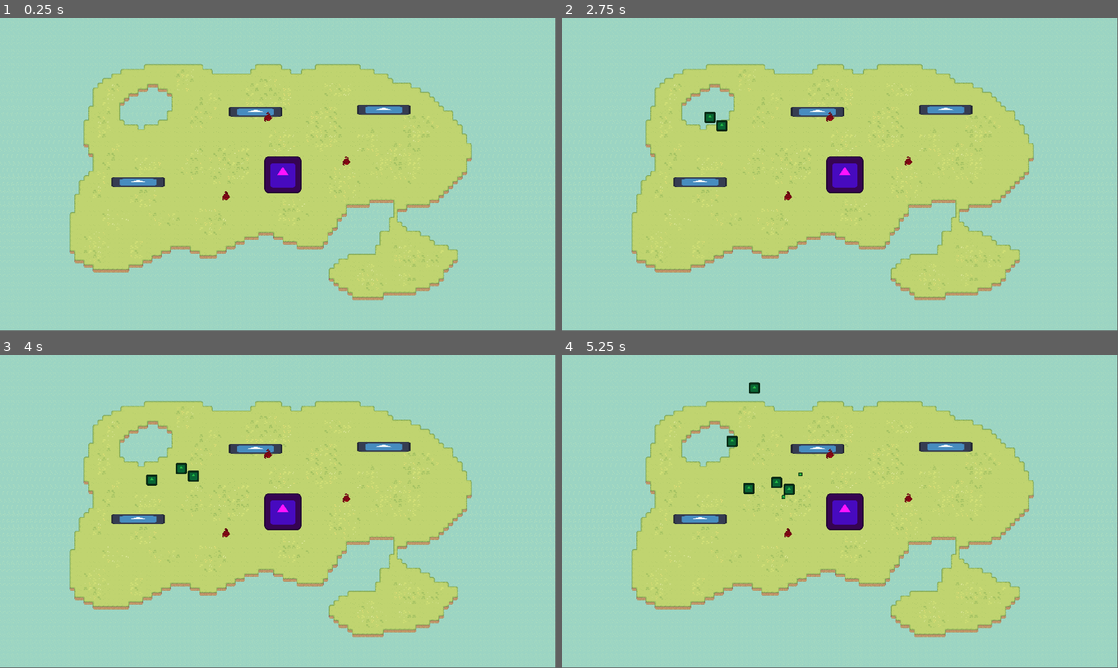
Above: before the commit, frames 1-4 (two rows, left to right).
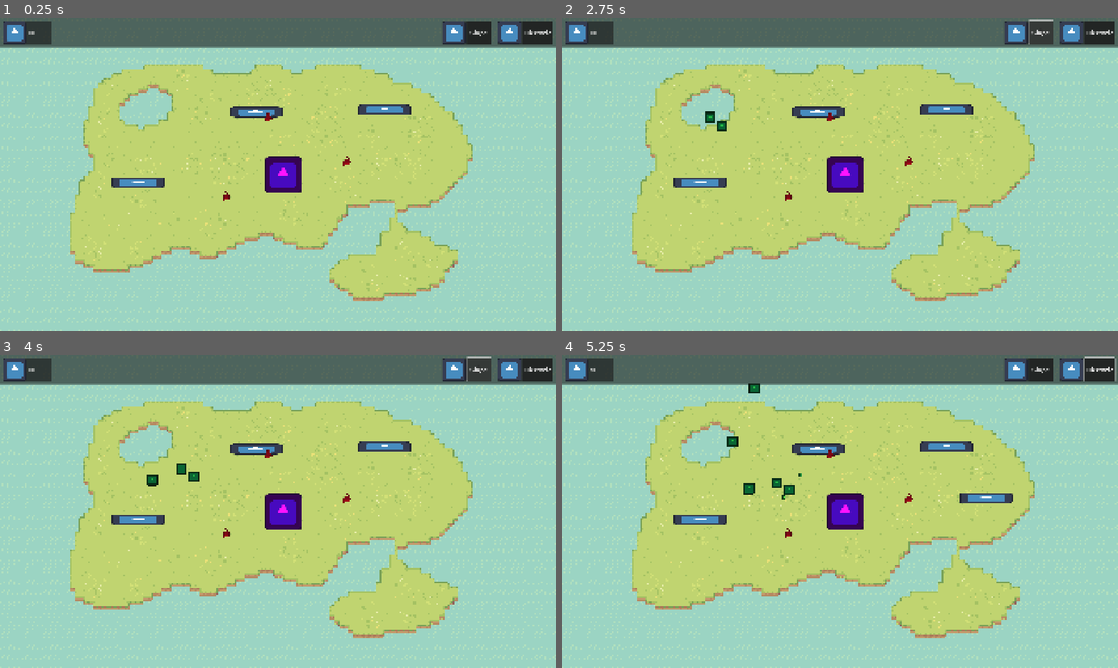
Above: after the commit, the same moments.

Repository: CreaJeu/PirateTowerDefense
Game: Godot game, scene res://scenes/main.tscn
Two runs of this game, one before a commit and one after it. Both use one fixed random seed, a clock stepped at 60 frames per second and the inputs below. The engine's default icon, where the game draws it, is replaced by a stand-in: a white triangle on a blue panel in a dark square.
Inputs (mouse positions are in pixels of both pictures, inside the frame that each line leads up to):
- Up to frame 1 (0.25 s): no input
- Up to frame 2 (2.75 s): click (1040, 33) at 0.5 s, where only the run after the commit has a clickable "Singe"; click (1101, 33) at 1.25 s, where only the run after the commit has a clickable "Obstacle"; click (1040, 33) at 2 s, where only the run after the commit has a clickable "Singe"
- Up to frame 3 (4 s): click (539, 370) at 2.75 s, where only the run after the commit has a clickable "Obstacle"; click (478, 370) at 3.5 s, where only the run after the commit has a clickable "Singe"
- Up to frame 4 (5.25 s): click (1101, 370) at 4.25 s, where only the run after the commit has a clickable "Obstacle"; move the mouse to (962, 495) at 5.02 s; click (962, 495) at 5.1 s
In our replay, the window is 799x449 before the commit and 800x450 after it. These sizes can differ from the game's own. Grey fills any space a smaller window leaves; there, only what the larger window draws over its background counts as a difference.

The runs differ from the first frame. In frame 1, 13% of the frame differs, in the area x 0-100%, y 0-91%; in frame 2, 13%; in frame 3, 13%; in frame 4, 13%.

Commit message:
Placing obstacles and turrets (zone blocking not working)

Diff:
--- a/project.godot
+++ b/project.godot
@@ -18,11 +18,29 @@
 [autoload]
 
 Signals="*res://scripts/signals.gd"
+Gamestate="*res://scripts/gamestate.gd"
 
 [display]
 
 window/size/viewport_width=1920
 window/size/viewport_height=1080
+window/stretch/mode="canvas_items"
+window/stretch/aspect="expand"
+
+[input]
+
+place_object={
+"deadzone": 0.2,
+"events": [Object(InputEventMouseButton,"resource_local_to_scene":false,"resource_name":"","device":-1,"window_id":0,"alt_pressed":false,"shift_pressed":false,"ctrl_pressed":false,"meta_pressed":false,"button_mask":0,"position":Vector2(0, 0),"global_position":Vector2(0, 0),"factor":1.0,"button_index":1,"canceled":false,"pressed":false,"double_click":false,"script":null)
+, Object(InputEventKey,"resource_local_to_scene":false,"resource_name":"","device":-1,"window_id":0,"alt_pressed":false,"shift_pressed":false,"ctrl_pressed":false,"meta_pressed":false,"pressed":false,"keycode":0,"physical_keycode":4194309,"key_label":0,"unicode":0,"location":0,"echo":false,"script":null)
+]
+}
+cancel_build={
+"deadzone": 0.2,
+"events": [Object(InputEventMouseButton,"resource_local_to_scene":false,"resource_name":"","device":-1,"window_id":0,"alt_pressed":false,"shift_pressed":false,"ctrl_pressed":false,"meta_pressed":false,"button_mask":0,"position":Vector2(0, 0),"global_position":Vector2(0, 0),"factor":1.0,"button_index":2,"canceled":false,"pressed":false,"double_click":false,"script":null)
+, Object(InputEventKey,"resource_local_to_scene":false,"resource_name":"","device":0,"window_id":0,"alt_pressed":false,"shift_pressed":false,"ctrl_pressed":false,"meta_pressed":false,"pressed":false,"keycode":0,"physical_keycode":4194305,"key_label":0,"unicode":0,"location":0,"echo":false,"script":null)
+]
+}
 
 [rendering]
 
--- a/scenes/main.tscn
+++ b/scenes/main.tscn
@@ -1,14 +1,16 @@
-[gd_scene load_steps=12 format=3 uid="uid://cik8hijr55rcl"]
+[gd_scene load_steps=14 format=3 uid="uid://cik8hijr55rcl"]
 
 [ext_resource type="Texture2D" uid="uid://cn3wnfphg1psv" path="res://icon.svg" id="1_0xm2m"]
-[ext_resource type="PackedScene" uid="uid://b8uv0kco1qmfv" path="res://scenes/water.tscn" id="1_85g3d"]
-[ext_resource type="PackedScene" uid="uid://d1dbwwgbehimg" path="res://scenes/ground.tscn" id="2_choun"]
+[ext_resource type="PackedScene" path="res://scenes/water.tscn" id="1_85g3d"]
+[ext_resource type="PackedScene" path="res://scenes/ground.tscn" id="2_choun"]
 [ext_resource type="Script" uid="uid://diwdj5ea861ug" path="res://scripts/enemy_spawner.gd" id="2_h2yge"]
 [ext_resource type="Script" uid="uid://bu1oidasd6666" path="res://scripts/base.gd" id="2_lquwl"]
 [ext_resource type="PackedScene" uid="uid://dpxm4hhhbj3ab" path="res://scenes/enemy.tscn" id="3_1bvp3"]
 [ext_resource type="PackedScene" uid="uid://bl5du0khkvx0c" path="res://scenes/obstacle.tscn" id="4_lquwl"]
 [ext_resource type="PackedScene" uid="uid://c0kwqqja08e8o" path="res://scenes/turret.tscn" id="8_tipki"]
-[ext_resource type="Script" path="res://scripts/game_over_menu.gd" id="9_85g3d"]
+[ext_resource type="Script" uid="uid://duasns07cbm8j" path="res://scripts/game_over_menu.gd" id="9_85g3d"]
+[ext_resource type="Script" uid="uid://bn3o1re510mwy" path="res://scripts/build_manager.gd" id="9_ya4ey"]
+[ext_resource type="PackedScene" uid="uid://nslncu55hvxe" path="res://scenes/topbar.tscn" id="10_ya4ey"]
 
 [sub_resource type="NavigationPolygon" id="NavigationPolygon_1bvp3"]
 vertices = PackedVector2Array(1083.37, 595.18, 13.0078, 649.469, 13.9766, 15.9688, 1140.96, 13.0234)
@@ -71,7 +73,25 @@
 [node name="Turret3" parent="Turrets" instance=ExtResource("8_tipki")]
 position = Vector2(782, 615)
 
-[node name="GameOverMenu" type="Control" parent="."]
+[node name="BuildManager" type="Node2D" parent="."]
+script = ExtResource("9_ya4ey")
+
+[node name="CanvasLayer" type="CanvasLayer" parent="."]
+
+[node name="UI" type="Control" parent="CanvasLayer"]
+layout_mode = 3
+anchors_preset = 15
+anchor_right = 1.0
+anchor_bottom = 1.0
+offset_bottom = -978.0
+grow_horizontal = 2
+grow_vertical = 2
+
+[node name="Topbar" parent="CanvasLayer/UI" node_paths=PackedStringArray("build_manager") instance=ExtResource("10_ya4ey")]
+layout_mode = 0
+build_manager = NodePath("../../../BuildManager")
+
+[node name="GameOverMenu" type="Control" parent="CanvasLayer"]
 process_mode = 2
 visible = false
 layout_mode = 3
@@ -82,15 +102,15 @@
 offset_bottom = 227.0
 script = ExtResource("9_85g3d")
 
-[node name="PanelContainer" type="PanelContainer" parent="GameOverMenu"]
+[node name="PanelContainer" type="PanelContainer" parent="CanvasLayer/GameOverMenu"]
 layout_mode = 0
 offset_right = 402.0
 offset_bottom = 422.0
 
-[node name="VBoxContainer" type="VBoxContainer" parent="GameOverMenu/PanelContainer"]
+[node name="VBoxContainer" type="VBoxContainer" parent="CanvasLayer/GameOverMenu/PanelContainer"]
 layout_mode = 2
 
-[node name="RichTextLabel" type="RichTextLabel" parent="GameOverMenu/PanelContainer/VBoxContainer"]
+[node name="RichTextLabel" type="RichTextLabel" parent="CanvasLayer/GameOverMenu/PanelContainer/VBoxContainer"]
 layout_mode = 2
 size_flags_vertical = 3
 size_flags_stretch_ratio = 0.7
@@ -102,7 +122,7 @@
 text = "[center][b]GAME OVER[b][center]"
 vertical_alignment = 1
 
-[node name="MarginContainer" type="MarginContainer" parent="GameOverMenu/PanelContainer/VBoxContainer"]
+[node name="MarginContainer" type="MarginContainer" parent="CanvasLayer/GameOverMenu/PanelContainer/VBoxContainer"]
 layout_mode = 2
 size_flags_vertical = 3
 size_flags_stretch_ratio = 0.3
@@ -111,9 +131,9 @@
 theme_override_constants/margin_right = 30
 theme_override_constants/margin_bottom = 30
 
-[node name="Button" type="Button" parent="GameOverMenu/PanelContainer/VBoxContainer/MarginContainer"]
+[node name="Button" type="Button" parent="CanvasLayer/GameOverMenu/PanelContainer/VBoxContainer/MarginContainer"]
 layout_mode = 2
 theme_override_font_sizes/font_size = 60
 text = "Exit"
 
-[connection signal="pressed" from="GameOverMenu/PanelContainer/VBoxContainer/MarginContainer/Button" to="GameOverMenu" method="_on_exit_button_pressed"]
+[connection signal="pressed" from="CanvasLayer/GameOverMenu/PanelContainer/VBoxContainer/MarginContainer/Button" to="CanvasLayer/GameOverMenu" method="_on_exit_button_pressed"]
--- a/scenes/obstacle.tscn
+++ b/scenes/obstacle.tscn
@@ -1,10 +1,13 @@
-[gd_scene load_steps=4 format=3 uid="uid://bl5du0khkvx0c"]
+[gd_scene load_steps=5 format=3 uid="uid://bl5du0khkvx0c"]
 
 [ext_resource type="Script" uid="uid://idrk60cu26ny" path="res://scripts/obstacle.gd" id="1_drdry"]
 [ext_resource type="Texture2D" uid="uid://cn3wnfphg1psv" path="res://icon.svg" id="1_sl1jc"]
 
 [sub_resource type="RectangleShape2D" id="RectangleShape2D_aubd6"]
 size = Vector2(183, 33)
+
+[sub_resource type="RectangleShape2D" id="RectangleShape2D_drdry"]
+size = Vector2(184, 33)
 
 [node name="Obstacle" type="StaticBody2D"]
 script = ExtResource("1_drdry")
@@ -19,3 +22,9 @@
 texture = ExtResource("1_sl1jc")
 
 [node name="NavigationObstacle2D" type="NavigationObstacle2D" parent="."]
+
+[node name="ConstructionRestriction" type="Area2D" parent="."]
+
+[node name="CollisionShape2D" type="CollisionShape2D" parent="ConstructionRestriction"]
+position = Vector2(82, 6.5)
+shape = SubResource("RectangleShape2D_drdry")
--- /dev/null
+++ b/scenes/topbar.tscn
@@ -0,0 +1,98 @@
+[gd_scene load_steps=5 format=3 uid="uid://nslncu55hvxe"]
+
+[ext_resource type="Script" uid="uid://xj0n2qew2oyj" path="res://scripts/topbar.gd" id="1_h2uq7"]
+[ext_resource type="PackedScene" uid="uid://bl5du0khkvx0c" path="res://scenes/obstacle.tscn" id="2_qous1"]
+[ext_resource type="PackedScene" uid="uid://c0kwqqja08e8o" path="res://scenes/turret.tscn" id="3_iwmr3"]
+[ext_resource type="Texture2D" uid="uid://cn3wnfphg1psv" path="res://icon.svg" id="4_eexb2"]
+
+[node name="Topbar" type="PanelContainer"]
+offset_right = 1920.0
+offset_bottom = 101.0
+script = ExtResource("1_h2uq7")
+obstacle_scene = ExtResource("2_qous1")
+turret_scene = ExtResource("3_iwmr3")
+
+[node name="HBoxContainer" type="HBoxContainer" parent="."]
+layout_mode = 2
+
+[node name="MoneyMCont" type="MarginContainer" parent="HBoxContainer"]
+layout_mode = 2
+size_flags_horizontal = 3
+theme_override_constants/margin_left = 10
+theme_override_constants/margin_top = 10
+theme_override_constants/margin_right = 10
+theme_override_constants/margin_bottom = 10
+
+[node name="PanelContainer" type="PanelContainer" parent="HBoxContainer/MoneyMCont"]
+layout_mode = 2
+
+[node name="HBoxContainer" type="HBoxContainer" parent="HBoxContainer/MoneyMCont/PanelContainer"]
+layout_mode = 2
+
+[node name="TextureRect" type="TextureRect" parent="HBoxContainer/MoneyMCont/PanelContainer/HBoxContainer"]
+layout_mode = 2
+texture = ExtResource("4_eexb2")
+expand_mode = 2
+
+[node name="LabelMoney" type="RichTextLabel" parent="HBoxContainer/MoneyMCont/PanelContainer/HBoxContainer"]
+layout_mode = 2
+size_flags_horizontal = 3
+theme_override_font_sizes/bold_font_size = 24
+bbcode_enabled = true
+text = "[center][b]100"
+vertical_alignment = 1
+
+[node name="Empty" type="MarginContainer" parent="HBoxContainer"]
+layout_mode = 2
+size_flags_horizontal = 3
+size_flags_stretch_ratio = 7.0
+
+[node name="SingeMcont" type="MarginContainer" parent="HBoxContainer"]
+layout_mode = 2
+size_flags_horizontal = 3
+theme_override_constants/margin_left = 10
+theme_override_constants/margin_top = 10
+theme_override_constants/margin_right = 10
+theme_override_constants/margin_bottom = 10
+
+[node name="PanelContainer" type="PanelContainer" parent="HBoxContainer/SingeMcont"]
+layout_mode = 2
+
+[node name="HBoxContainer" type="HBoxContainer" parent="HBoxContainer/SingeMcont/PanelContainer"]
+layout_mode = 2
+
+[node name="TextureRect" type="TextureRect" parent="HBoxContainer/SingeMcont/PanelContainer/HBoxContainer"]
+layout_mode = 2
+texture = ExtResource("4_eexb2")
+expand_mode = 2
+
+[node name="Button" type="Button" parent="HBoxContainer/SingeMcont/PanelContainer/HBoxContainer"]
+layout_mode = 2
+size_flags_horizontal = 3
+theme_override_font_sizes/font_size = 23
+text = "Singe"
+
+[node name="ObstacleMcont" type="MarginContainer" parent="HBoxContainer"]
+layout_mode = 2
+size_flags_horizontal = 3
+theme_override_constants/margin_left = 10
+theme_override_constants/margin_top = 10
+theme_override_constants/margin_right = 10
+theme_override_constants/margin_bottom = 10
+
+[node name="PanelContainer" type="PanelContainer" parent="HBoxContainer/ObstacleMcont"]
+layout_mode = 2
+
+[node name="HBoxContainer" type="HBoxContainer" parent="HBoxContainer/ObstacleMcont/PanelContainer"]
+layout_mode = 2
+
+[node name="TextureRect" type="TextureRect" parent="HBoxContainer/ObstacleMcont/PanelContainer/HBoxContainer"]
+layout_mode = 2
+texture = ExtResource("4_eexb2")
+expand_mode = 2
+
+[node name="Button" type="Button" parent="HBoxContainer/ObstacleMcont/PanelContainer/HBoxContainer"]
+layout_mode = 2
+size_flags_horizontal = 3
+theme_override_font_sizes/font_size = 23
+text = "Obstacle"
--- a/scenes/turret.tscn
+++ b/scenes/turret.tscn
@@ -6,6 +6,9 @@
 
 [sub_resource type="CircleShape2D" id="CircleShape2D_el7wl"]
 radius = 184.09
+
+[sub_resource type="CircleShape2D" id="CircleShape2D_485p4"]
+radius = 87.5728
 
 [node name="Turret" type="Area2D"]
 script = ExtResource("1_el7wl")
@@ -20,3 +23,8 @@
 
 [node name="FiringRange" type="CollisionShape2D" parent="."]
 shape = SubResource("CircleShape2D_el7wl")
+
+[node name="BuildRestriction" type="Area2D" parent="."]
+
+[node name="CollisionShape2D" type="CollisionShape2D" parent="BuildRestriction"]
+shape = SubResource("CircleShape2D_485p4")
--- /dev/null
+++ b/scripts/build_manager.gd
@@ -0,0 +1,80 @@
+class_name BuildManager
+extends Node2D
+
+@export var obstacle_scene: PackedScene
+@export var turret_scene: PackedScene
+@export var obstacle_cost: int = 30
+@export var turret_cost: int = 50
+
+@onready var obstacles = $"../Obstacles"
+@onready var turrets = $"../Turrets"
+
+var build_mode: bool = false
+var ghost_instance: Node2D
+var building_scene: PackedScene
+var building_cost: int
+
+func start_build(scene: PackedScene, cost: int):
+	if ghost_instance:
+		ghost_instance.queue_free()
+
+	build_mode = true
+	building_scene = scene
+	building_cost = cost
+
+	ghost_instance = scene.instantiate()
+	ghost_instance.modulate = ghost_instance.modulate - Color(0, 0, 0, 0.5) # Make it semi-transparent
+	ghost_instance.process_mode = Node.PROCESS_MODE_DISABLED # Stop it from acting
+	add_child(ghost_instance)
+
+func cancel_build():
+	if ghost_instance:
+		ghost_instance.queue_free()
+	ghost_instance = null
+	build_mode = false
+
+func _process(delta):
+	if not build_mode:
+		return
+
+	# Move ghost to mouse
+	ghost_instance.global_position = get_global_mouse_position()
+	var overlapping_bodies = ghost_instance.get_overlapping_bodies()
+
+	var valid = true
+	for body in overlapping_bodies:
+		if body.is_in_group("build_blocker"):
+			valid = false
+			break
+
+	ghost_instance.modulate = Color(0, 1, 0, 0.5) if valid else Color(1, 0, 0, 0.5)
+
+	if Input.is_action_just_released("place_object") and not get_viewport().gui_get_hovered_control():
+		print("Trying placing object")
+		try_place()
+
+	if Input.is_action_just_released("cancel_build"):
+		cancel_build()
+
+func try_place():
+	if not ghost_instance:
+		return
+
+	# Get all bodies overlapping the ghost
+	var overlapping_bodies = ghost_instance.get_overlapping_bodies()
+
+	for body in overlapping_bodies:
+		if body.is_in_group("build_blocker"):
+			print("Cannot build here, something is blocking!")
+			return
+
+	# All clear to build!
+	if not Gamestate.spend_money(building_cost):
+		print("Not enough money!")
+		return
+
+	var real_instance = building_scene.instantiate()
+	real_instance.global_position = ghost_instance.global_position
+	obstacles.add_child(real_instance)
+
+	cancel_build()
--- a/scripts/enemy.gd
+++ b/scripts/enemy.gd
@@ -24,6 +24,7 @@
 
 func _ready():
 	add_to_group("enemies")
+	$Hitbox.add_to_group("build_blocker")
 	enemy_hit_base.connect(_on_hit_base)
 	attack_range.body_entered.connect(_on_attack_range_body_entered)
 	attack_range.body_exited.connect(_on_attack_range_body_exited)
--- /dev/null
+++ b/scripts/gamestate.gd
@@ -0,0 +1,16 @@
+extends Node
+
+signal money_changed(new_amount: int)
+
+var money: int = 100
+
+func add_money(amount: int):
+	money += amount
+	money_changed.emit(money)
+
+func spend_money(amount: int) -> bool:
+	if money >= amount:
+		money -= amount
+		money_changed.emit(money)
+		return true
+	return false
--- a/scripts/obstacle.gd
+++ b/scripts/obstacle.gd
@@ -6,7 +6,11 @@
 
 func _ready():
 	health = max_health
-	add_to_group("obstacles")
+	$ConstructionRestriction.add_to_group("obstacles")
+	add_to_group("build_blocker")
+
+func get_overlapping_bodies():
+	return $ConstructionRestriction.get_overlapping_bodies()
 
 func take_damage(amount: int):
 	health -= amount
--- /dev/null
+++ b/scripts/topbar.gd
@@ -0,0 +1,36 @@
+class_name Topbar
+extends PanelContainer
+
+@onready var button_obstacle = $HBoxContainer/ObstacleMcont/PanelContainer/HBoxContainer/Button
+@onready var button_turret = $HBoxContainer/SingeMcont/PanelContainer/HBoxContainer/Button
+@onready var label_money = $HBoxContainer/MoneyMCont/PanelContainer/HBoxContainer/LabelMoney
+
+@export var build_manager: BuildManager
+@export var obstacle_scene: PackedScene
+@export var turret_scene: PackedScene
+
+func _ready():
+	Gamestate.money_changed.connect(update_money)
+	update_money(Gamestate.money)
+
+	button_obstacle.pressed.connect(on_button_obstacle)
+	button_turret.pressed.connect(on_button_turret)
+
+func update_money(money: int):
+	label_money.text = str(money)
+
+	if build_manager.turret_cost > money:
+		button_turret.disabled = true
+	else:
+		button_turret.disabled = false
+
+	if build_manager.obstacle_cost > money:
+		button_obstacle.disabled = true
+	else:
+		button_obstacle.disabled = false
+
+func on_button_obstacle():
+	build_manager.start_build(obstacle_scene, build_manager.obstacle_cost)
+
+func on_button_turret():
+	build_manager.start_build(turret_scene, build_manager.turret_cost)
--- a/scripts/turret.gd
+++ b/scripts/turret.gd
@@ -10,6 +10,7 @@
 @onready var fire_timer: Timer = $FiringCooldown
 
 func _ready():
+	$BuildRestriction.add_to_group("build_blocker")
 	connect("body_entered", _on_body_entered)
 	connect("body_exited", _on_body_exited)
 	fire_timer.wait_time = fire_rate
Not shown: 1 places in scenes/turret.tscn that only renumber resources
Not shown, added: scripts/build_manager.gd.uid
Not shown, added: scripts/gamestate.gd.uid
Not shown, added: scripts/topbar.gd.uid
